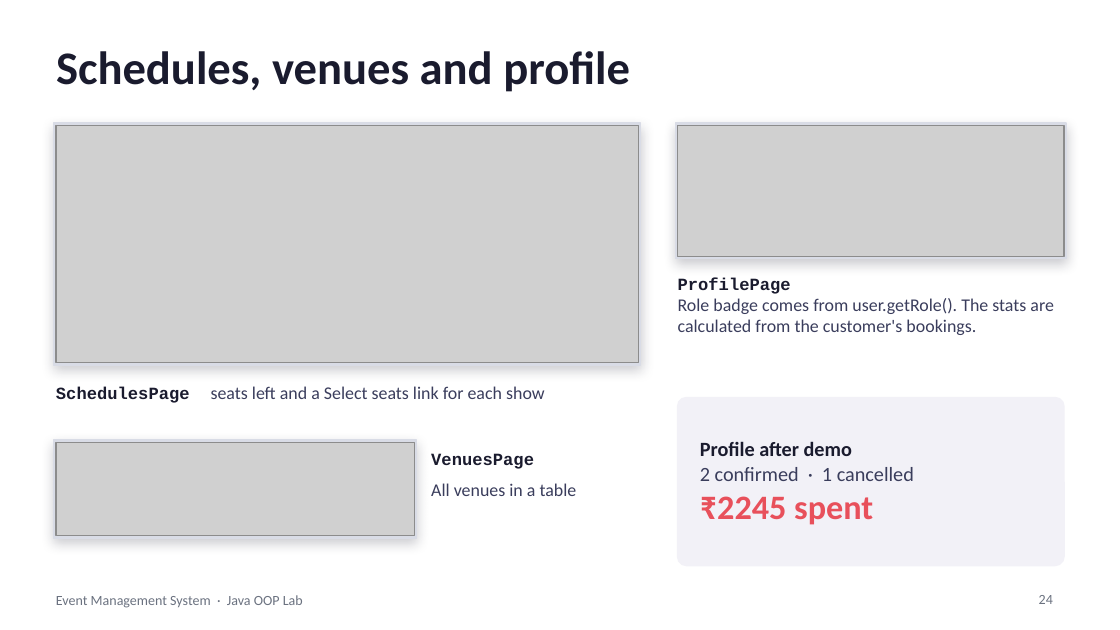
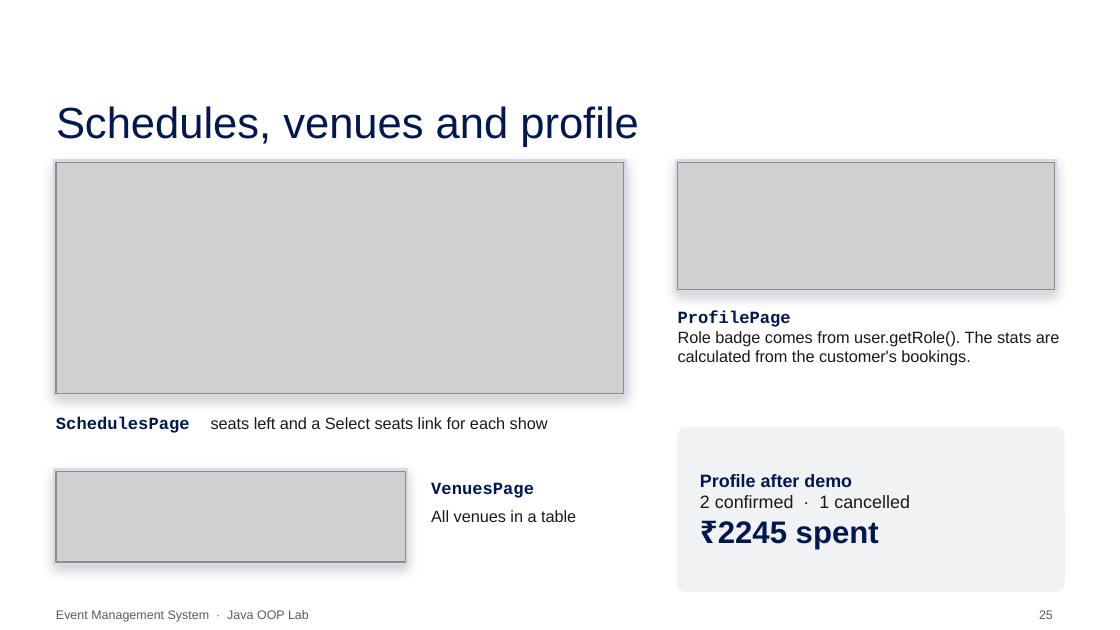
Before and after one commit to SuyashAnupam/Event-Mangement-Platform, a slide deck: slide 25 of Event_Management_System_OOP.pptx (slide 24 before the commit). Drawn at 1120x630 pixels with LibreOffice and Linux fonts; fonts in the diff are those of the drawing; grey boxes stand for pictures; background and template pictures are left out. Boxes give left, top, right and bottom in pixels: in the first picture for what was removed or moved away, otherwise in the second. Text is boxed around its words. In the diff, an @@ line names an element or a change of style, - is before the commit and + after.

```diff
--- a/Event_Management_System_OOP.pptx
+++ b/Event_Management_System_OOP.pptx
@@ title "Schedules, venues and profile": place and size @@
-title "Schedules, venues and profile" at box(56, 51, 630, 92)
+title "Schedules, venues and profile" at box(56, 106, 639, 147)
@@ title "Schedules, venues and profile" at box(56, 106, 639, 147): size 30 to 28 pt, font Calibri to Arial, text colour #1A1B2E to #00174F, bold off @@
@@ rectangle: place and size @@
-rectangle at box(54, 123, 641, 365)
+rectangle at box(54, 160, 626, 395)
@@ picture: place and size @@
-picture at box(56, 125, 638, 363)
+picture at box(56, 162, 624, 393)
@@ rectangle: place and size @@
-rectangle at box(675, 123, 1066, 259)
+rectangle at box(675, 160, 1056, 292)
@@ picture: place and size @@
-picture at box(678, 125, 1064, 256)
+picture at box(678, 162, 1054, 290)
@@ text "ProfilePage": place and size @@
-text "ProfilePage" at box(678, 277, 1053, 335)
+text "ProfilePage" at box(678, 310, 1060, 366)
@@ text "ProfilePage" at box(678, 310, 1060, 366): text colour #1A1B2E to #00174F in "ProfilePage"; size 11.5 to 10.5 pt, font Calibri to Arial, text colour #3A3D5C to #1A1A1A in "Role badge comes from user.getRole(). The stats ..." @@
@@ 4 texts: place and size @@
-4 texts at box(56, 386, 914, 525)
+4 texts at box(56, 416, 910, 549)
@@ text "SchedulesPage seats left and a ..." at box(56, 416, 548, 433): size 11.5 to 10.5 pt, font Calibri to Arial, text colour #3A3D5C to #1A1A1A in "seats left and a Select seats link ..."; text colour #1A1B2E to #00174F in "SchedulesPage" @@
@@ rounded rectangle: place and size @@
-rounded rectangle at box(678, 398, 1064, 566)
+rounded rectangle at box(678, 428, 1064, 591)
@@ rounded rectangle at box(678, 428, 1064, 591): fill #F2F1F7 to #F1F2F4; outline #F2F1F7 1 pt to #F1F2F4 1 pt @@
@@ text "Profile after demo" at box(700, 474, 910, 549): size 13 to 11.5 pt in "Profile after demo", "2 confirmed · 1 cancelled"; font Calibri to Arial; text colour #1A1B2E to #00174F in "Profile after demo"; text colour #3A3D5C to #1A1A1A in "2 confirmed · 1 cancelled"; size 22 to 20 pt, text colour #E8505B to #00174F in "₹2245 spent" @@
@@ rectangle: place and size @@
-rectangle at box(54, 440, 417, 538)
+rectangle at box(54, 469, 408, 564)
@@ picture: place and size @@
-picture at box(56, 442, 414, 535)
+picture at box(56, 472, 405, 562)
@@ text "VenuesPage" at box(431, 482, 534, 498): text colour #1A1B2E to #00174F @@
@@ text "All venues in a table" at box(431, 510, 576, 522): size 11.5 to 10.5 pt, font Calibri to Arial, text colour #3A3D5C to #1A1A1A @@
@@ text "Event Management System · Java ...": place and size @@
-text "Event Management System · Java ..." at box(56, 595, 303, 608)
+text "Event Management System · Java ..." at box(56, 610, 309, 622)
@@ text "Event Management System · Java ..." at box(56, 610, 309, 622): size 9 to 8 pt, font Calibri to Arial, text colour #6B7280 to #555B66 @@
@@ page number at box(1039, 610, 1053, 619): text changed; size 9 to 8 pt; font Calibri to Arial; text colour #6B7280 to #555B66 @@
-24
+25
```
Also in this commit, not shown: 26 other slides changed, 2 slides added, 1 slide removed.
